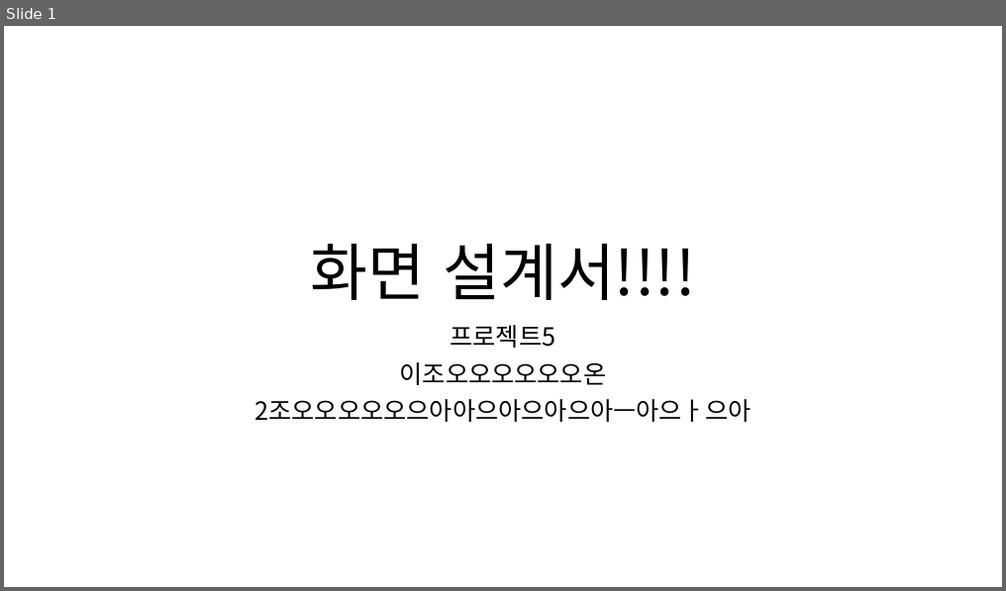
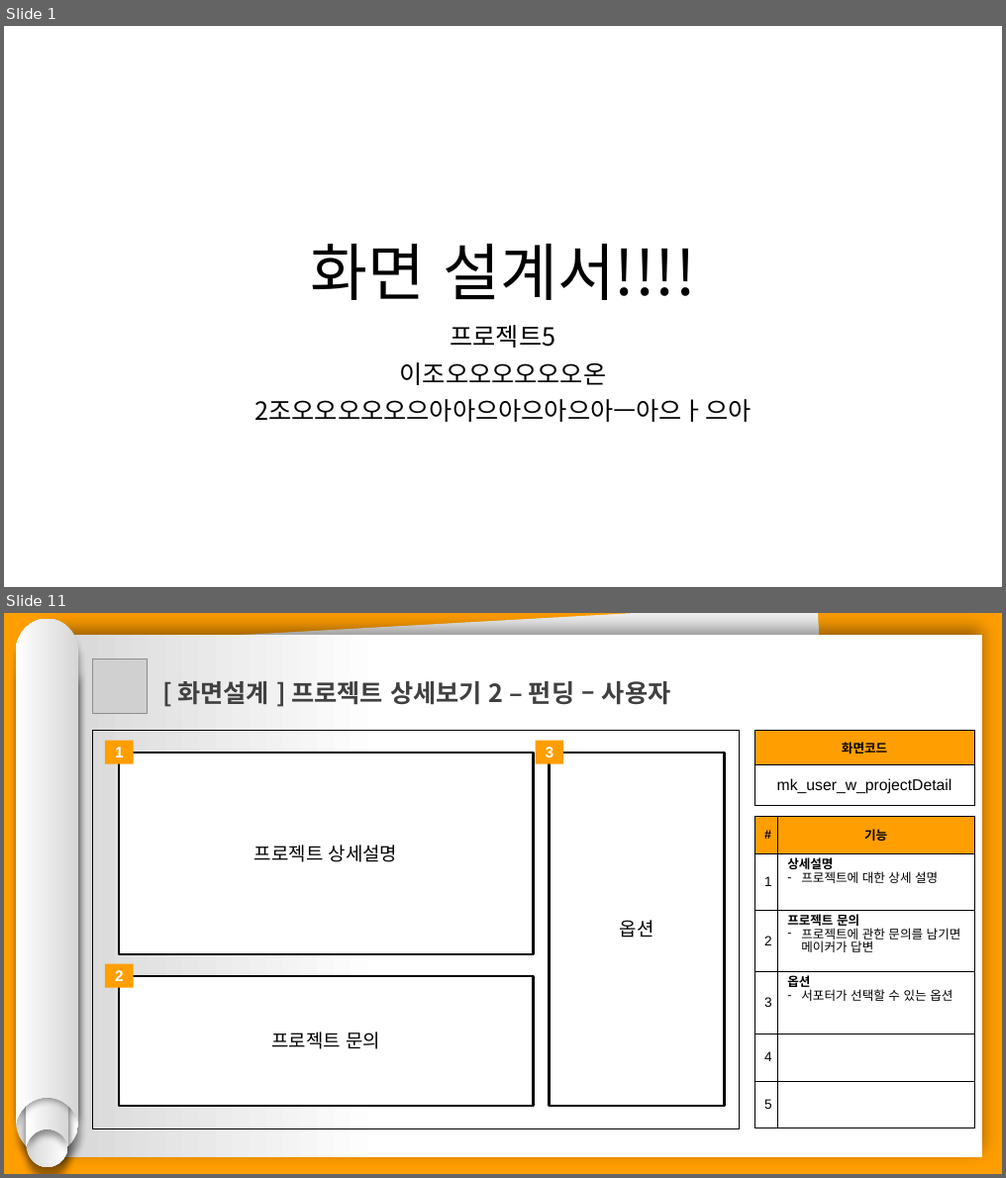
Before and after one commit to hhsw07/ezen-academy-projects, a slide deck: 0 발표용 파워포인트/0608 5차발표/0608 project06 - 파워포인트 - 민기.pptx. Shown one above the other, each under a label of ours: slide 1 before the commit, slides 1 and 11 after it; the slides between them are not shown. The pictures are 1006x591 and 1006x1178 pixels, drawn with LibreOffice and Linux fonts; fonts in the diff are those of the drawing; grey boxes stand for pictures. Boxes give left, top, right and bottom in pixels: in the first picture for what was removed or moved away, otherwise in the second. Text is boxed around its words. In the diff, an @@ line names an element or a change of style, - is before the commit and + after.

```diff
--- a/0 발표용 파워포인트/0608 5차발표/0608 project06 - 파워포인트 - 민기.pptx
+++ b/0 발표용 파워포인트/0608 5차발표/0608 project06 - 파워포인트 - 민기.pptx
@@ slide 11 added at (x1=4, y1=613, x2=1002, y2=1174), background #FF9E00 @@
@@ group added at (x1=16, y1=619, x2=79, y2=1167): 4 freeform shapes @@
@@ rectangle added at (x1=48, y1=635, x2=983, y2=1158), fill gradient #FFFFFF to #D7D7D7 @@
@@ rectangle added at (x1=58, y1=613, x2=846, y2=1154), fill #F2F2F2 @@
@@ picture added at (x1=92, y1=659, x2=147, y2=713) @@
@@ text added at (x1=177, y1=681, x2=671, y2=705), 24 pt, text #404040, bold @@
+[ 화면설계 ] 프로젝트 상세보기 2 – 펀딩 – 사용자
@@ rectangle added at (x1=92, y1=731, x2=739, y2=1130), outline #000000 0.75 pt @@
@@ table added at (x1=754, y1=731, x2=975, y2=805), 2 rows, 1 columns @@
+화면코드
+mk_user_w_projectDetail
@@ rectangle added at (x1=105, y1=741, x2=134, y2=764), fill #FF9E00, 14.7 pt, text #FFFFFF, bold @@
+1
@@ rectangle added at (x1=119, y1=753, x2=534, y2=955), fill #FFFFFF, outline #000000 2 pt, 18 pt, text #000000 @@
+프로젝트 상세설명
@@ rectangle added at (x1=536, y1=741, x2=564, y2=764), fill #FF9E00, 14.7 pt, text #FFFFFF, bold @@
+3
@@ rectangle added at (x1=549, y1=753, x2=724, y2=1106), fill #FFFFFF, outline #000000 2 pt, 18 pt, text #000000 @@
+옵션
@@ table added at (x1=754, y1=816, x2=975, y2=1129), 6 rows, 2 columns @@
+# | 기능
+1 | 상세설명 / 프로젝트에 대한 상세 설명
+2 | 프로젝트 문의 / 프로젝트에 관한 문의를 남기면 메이커가 답변
+3 | 옵션 / 서포터가 선택할 수 있는 옵션
+4 | 
+5 | 
@@ rectangle added at (x1=105, y1=964, x2=134, y2=988), fill #FF9E00, 14.7 pt, text #FFFFFF, bold @@
+2
@@ rectangle added at (x1=119, y1=976, x2=534, y2=1106), fill #FFFFFF, outline #000000 2 pt, 18 pt, text #000000 @@
+프로젝트 문의
```
Also in this commit, not shown: 18 other slides added, 7 other files.
